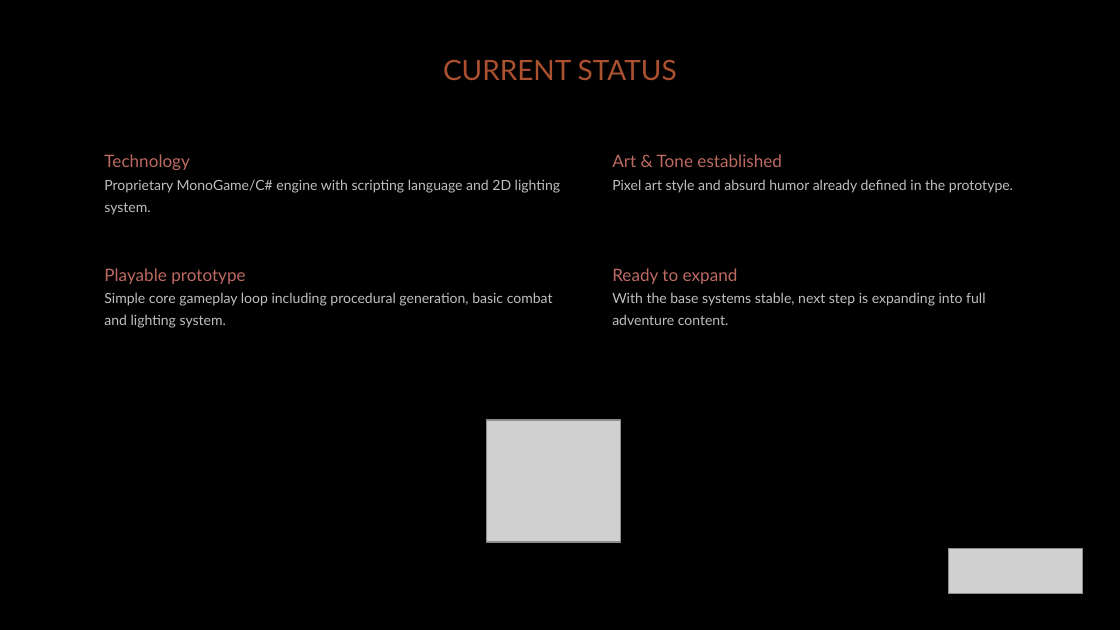
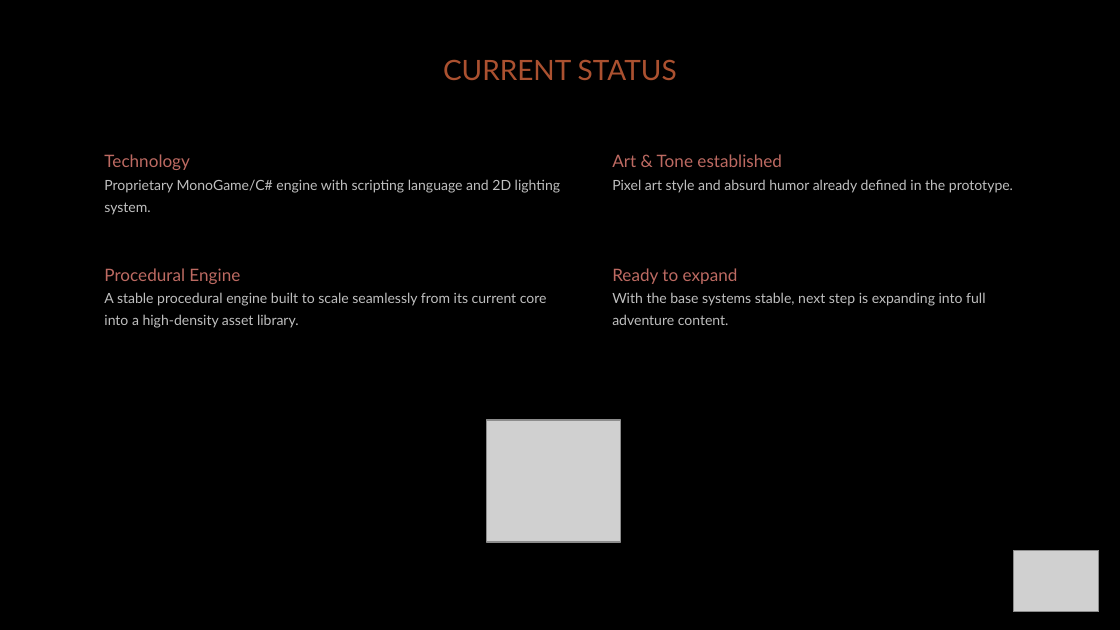
Before and after one commit to diegohcanepa/Remizione, a slide deck: slide 11 of Pitch Deck.pptx (slide 12 before the commit). Drawn at 1120x630 pixels with LibreOffice and Linux fonts; fonts in the diff are those of the drawing; grey boxes stand for pictures; background and template pictures are left out. Boxes give left, top, right and bottom in pixels: in the first picture for what was removed or moved away, otherwise in the second. Text is boxed around its words. In the diff, an @@ line names an element or a change of style, - is before the commit and + after.

```diff
--- a/Pitch Deck.pptx
+++ b/Pitch Deck.pptx
@@ text at (104, 268, 547, 328): text changed @@
-Playable prototype
-Simple core gameplay loop including procedural generation, basic combat and lighting system.
+Procedural Engine
+A stable procedural engine built to scale seamlessly from its current core into a high-density asset library.
@@ picture removed at (949, 548, 1083, 594) @@
@@ picture added at (1014, 550, 1099, 612) @@
```
Also in this commit, not shown: 12 other slides changed, 1 slide removed, 18 other files.
